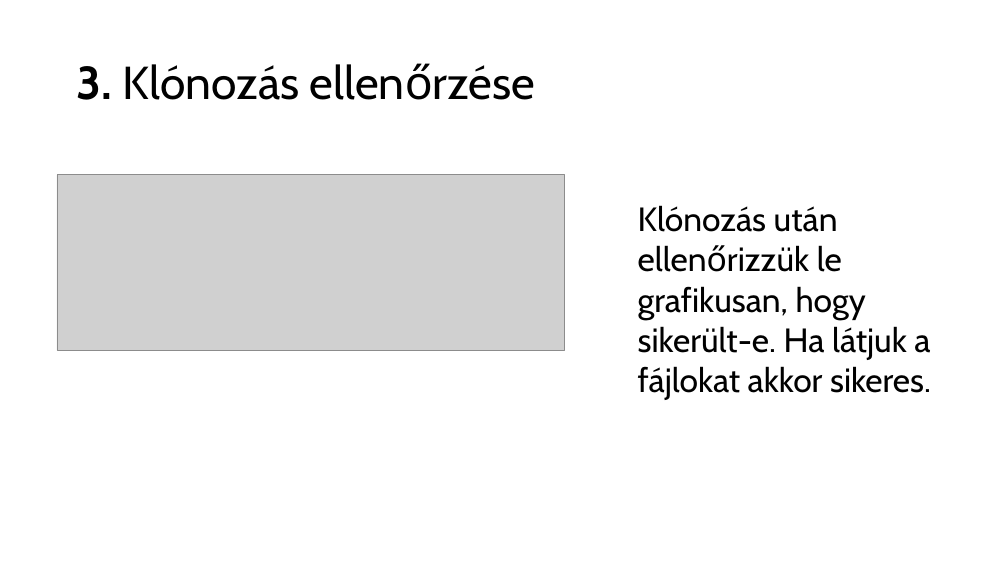
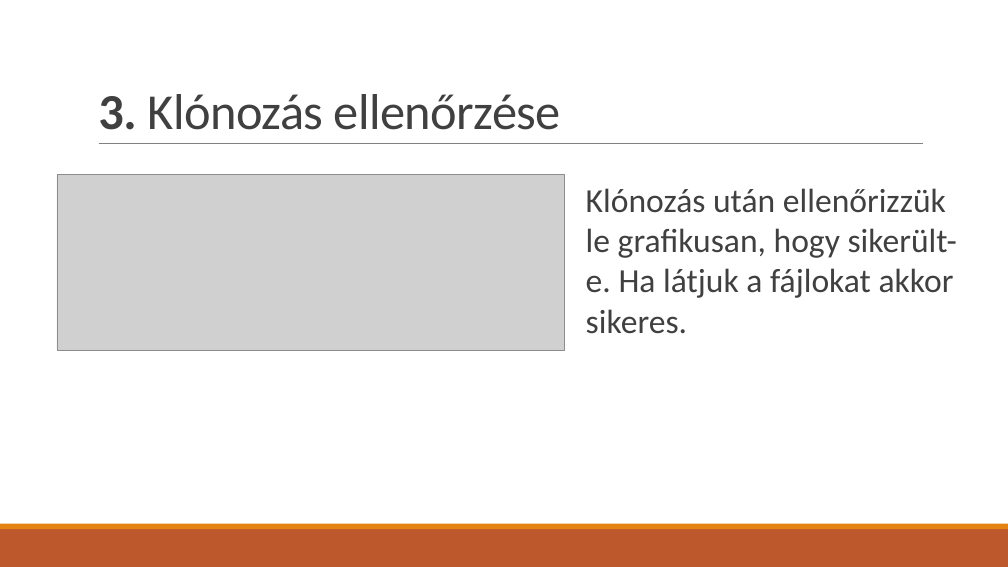
Before and after one commit to BognarBalint/Ikt_Projektmunka_2024-2025_Bogn-r_Roli_Kimi, a slide deck: slide 6 of Git_használat.pptx. Drawn at 1008x567 pixels with LibreOffice and Linux fonts; fonts in the diff are those of the drawing; grey boxes stand for pictures. Boxes give left, top, right and bottom in pixels: in the first picture for what was removed or moved away, otherwise in the second. Text is boxed around its words. In the diff, an @@ line names an element or a change of style, - is before the commit and + after.

```diff
--- a/Git_használat.pptx
+++ b/Git_használat.pptx
@@ title "3. Klónozás ellenőrzése": place and size @@
-title "3. Klónozás ellenőrzése" at (77,64,300,100)
+title "3. Klónozás ellenőrzése" at (98,94,561,130)
@@ title "3. Klónozás ellenőrzése" at (98,94,561,130): size 44 to 48 pt, font Cabin to Calibri, text colour #000000 to #404040, letter spacing 0 to -0.5 pt; line spacing 0.9 to 0.85; vertical alignment middle to bottom @@
@@ line added from (99, 144) to (923, 144), #808080 0.5 pt @@
@@ text "Klónozás után ellenőrizzük le grafikusan, ...": place and size @@
-text "Klónozás után ellenőrizzük le grafikusan, ..." at (638,205,931,400)
+text "Klónozás után ellenőrizzük le grafikusan, ..." at (586,188,957,334)
@@ text "Klónozás után ellenőrizzük le grafikusan, ..." at (586,188,957,334): font Cabin to Calibri, text colour #000000 to #404040 @@
@@ rectangle added at (0,529,1008,567), fill #BD582C @@
@@ rectangle added at (0,524,1008,529), fill #E48312 @@
```
Also in this commit, not shown: 10 other slides changed.
